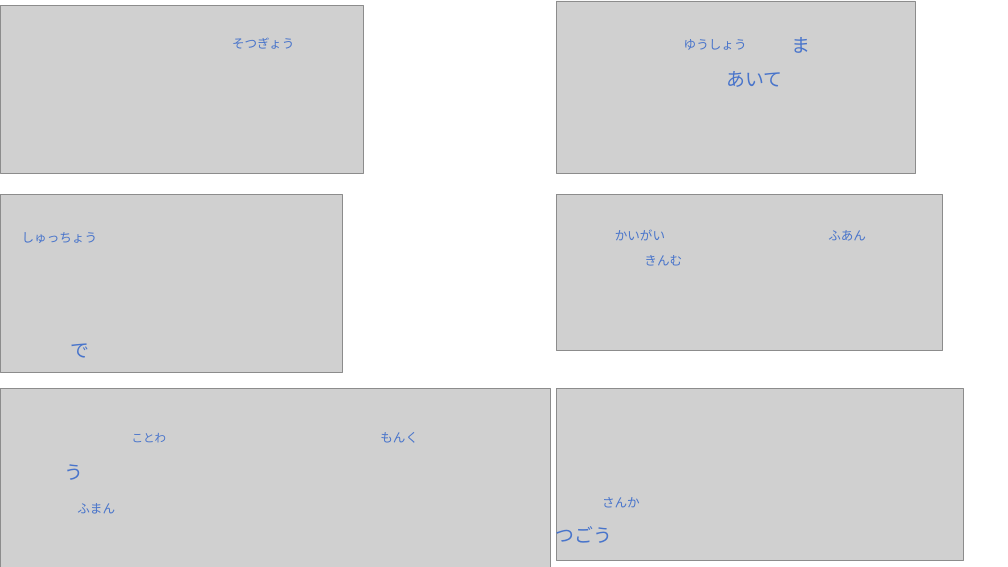
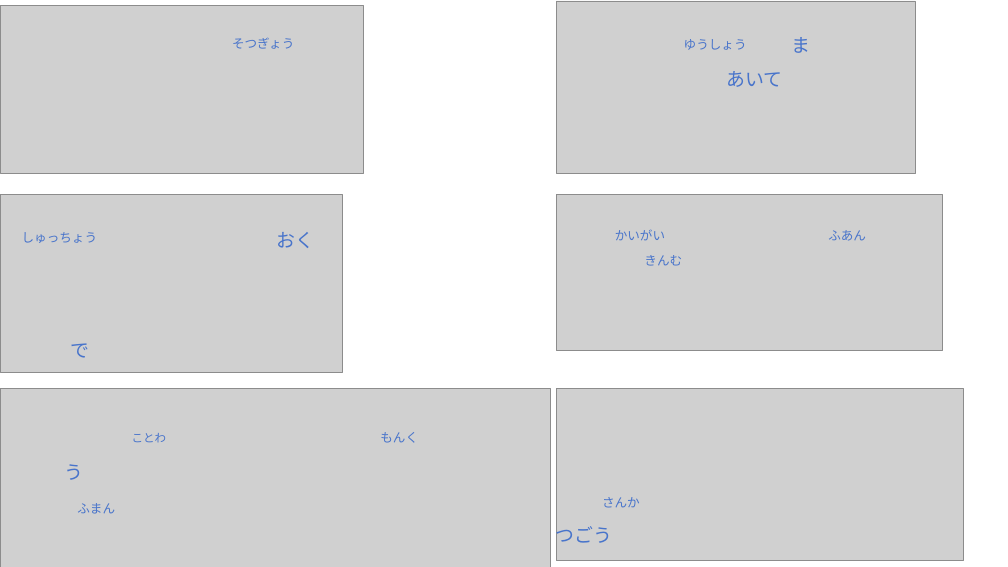
Before and after one commit to njxuxiao/2025_12, a slide deck: slide 6 of LISTEN/2_22_12.pptx. Drawn at 1008x567 pixels with LibreOffice and Linux fonts; fonts in the diff are those of the drawing; grey boxes stand for pictures. Boxes give left, top, right and bottom in pixels: in the first picture for what was removed or moved away, otherwise in the second. Text is boxed around its words. In the diff, an @@ line names an element or a change of style, - is before the commit and + after.

```diff
--- a/LISTEN/2_22_12.pptx
+++ b/LISTEN/2_22_12.pptx
@@ text added at box(277, 232, 315, 248), 18 pt, text #4874CB @@
+おく
```
Also in this commit, not shown: 3 other files.
